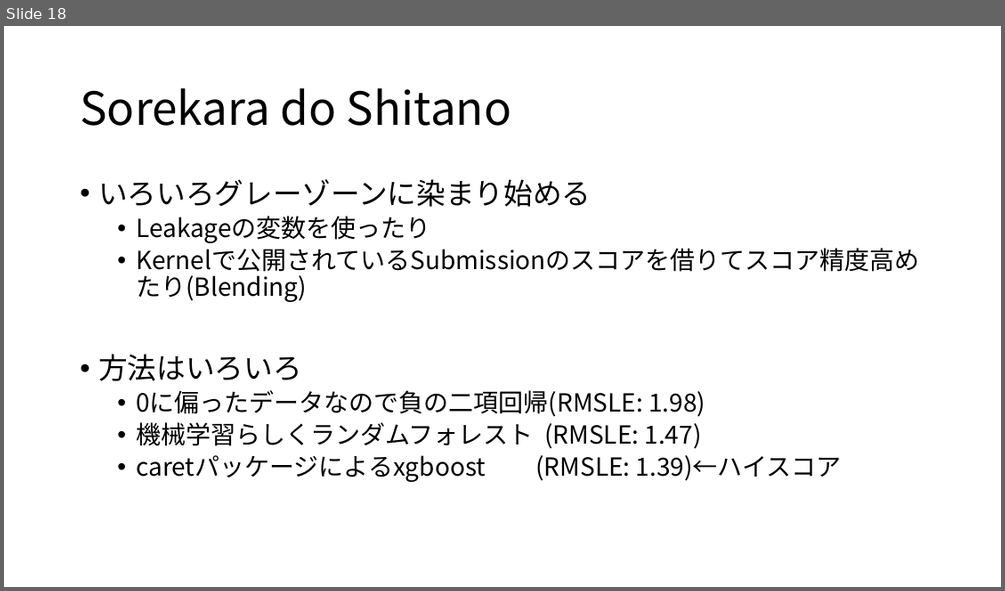
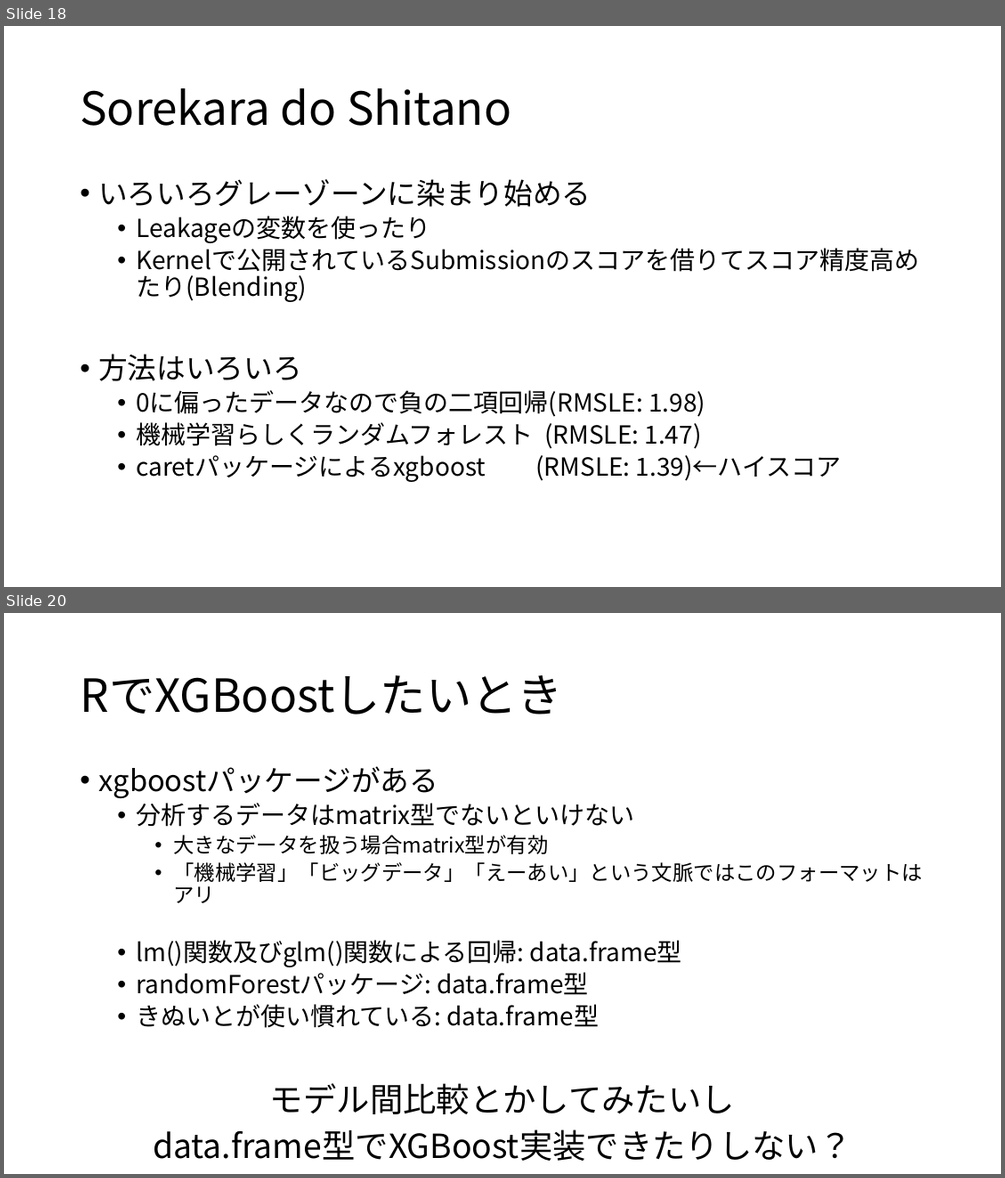
Before and after one commit to 8-u8/Kaggle, a slide deck: Santander/output/caretパッケージを使ったXGBoostのformula型.pptx. Shown one above the other, each under a label of ours: slide 18 before the commit, slides 18 and 20 after it; the slides between them are not shown. The pictures are 1005x591 and 1005x1178 pixels, drawn with LibreOffice and Linux fonts; fonts in the diff are those of the drawing. Boxes give left, top, right and bottom in pixels: in the first picture for what was removed or moved away, otherwise in the second. Text is boxed around its words. In the diff, an @@ line names an element or a change of style, - is before the commit and + after.

```diff
--- a/Santander/output/caretパッケージを使ったXGBoostのformula型.pptx
+++ b/Santander/output/caretパッケージを使ったXGBoostのformula型.pptx
@@ slide 20 added at bbox=[4, 613, 1001, 1174], background #FFFFFF @@
@@ title added at bbox=[80, 675, 563, 714], 44 pt, text #000000 @@
+RでXGBoostしたいとき
@@ text added at bbox=[98, 766, 922, 1160], 24 pt, text #000000 @@
+• xgboostパッケージがある
+  • 分析するデータはmatrix型でないといけない
+    • 大きなデータを扱う場合matrix型が有効
+    • 「機械学習」「ビッグデータ」「えーあい」という文脈ではこのフォーマットはアリ
+  • lm()関数及びglm()関数による回帰: data.frame型
+  • randomForestパッケージ: data.frame型
+  • きぬいとが使い慣れている: data.frame型
+モデル間比較とかしてみたいし
+data.frame型でXGBoost実装できたりしない？
```
Also in this commit, not shown: 4 slides changed.
